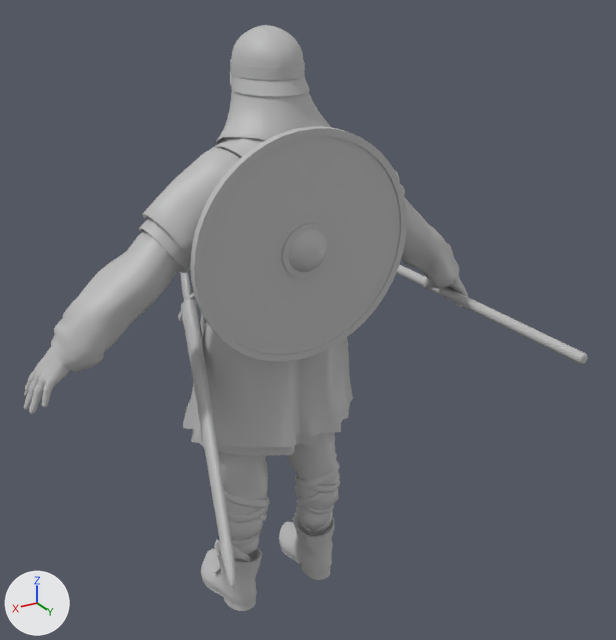
Two versions of the FBX model Assets/Art/Models/SpearMan.fbx, one commit apart.
One viewpoint serves both versions: a camera (50 mm lens) standing at (1.232, 2.228, 2.186) and looking at (-0.286, -0.303, 0.92). Arrows for +X, +Y and +Z are at lower left; the lights stay in place. Where no turn or scale is listed for an object, it has been applied to the vertices.

The older version as bpy lines, for what is in view:
```python
me_mesh = bpy.data.meshes.new('Mesh')
me_mesh.from_pydata(...)  # 315 vertices, 626 faces; spans x -0.109..0.113, y -0.321..0.371, z -0.325..0.287
me_mesh.materials.append(mat_weapons1)  # grey #bcbcbc
me_mesh_002 = bpy.data.meshes.new('Mesh.002')
me_mesh_002.from_pydata(...)  # 417 vertices, 828 faces; spans x -0.02..0.02, y -0.68..1.64, z -0.04..0.04
me_mesh_002.materials.append(mat_weapons1)  # grey #bcbcbc
me_mesh_007 = bpy.data.meshes.new('Mesh.007')
me_mesh_007.from_pydata(...)  # 823 vertices, 1634 faces; spans x -0.36..0.36, y -0.058..0.037, z -0.36..0.361
me_mesh_007.materials.append(mat_weapons1)  # grey #bcbcbc
ob_shield = bpy.data.objects.new('Shield', me_mesh_007)
ob_shield.location = (0.005, 0.175, 1.383)
ob_spear = bpy.data.objects.new('Spear', me_mesh_002)
ob_spear.location = (-0.711, -1.0, 1.04)
ob_sword = bpy.data.objects.new('Sword', me_mesh)
ob_sword.location = (0.323, 0.11, 0.875)
# also in view: 'Clothes' at (0.01, -0.082, 0.999); 'Human' at (0.012, -0.051, 1.462)
```
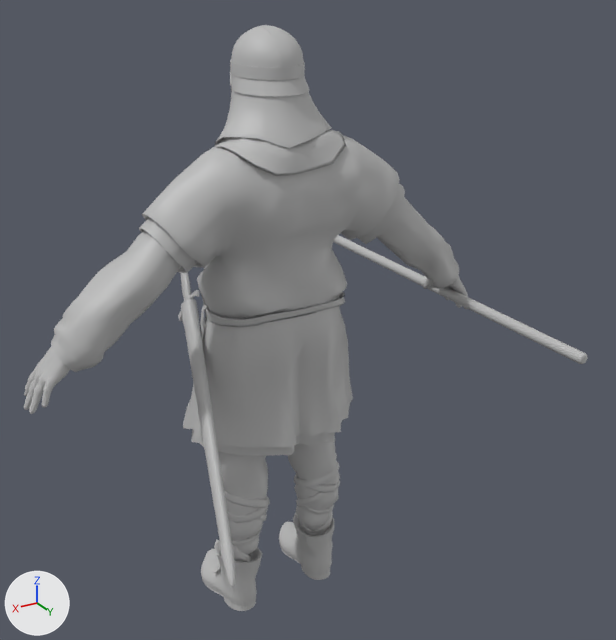
What differs and where, as boxes (x1, y1, x2, y2) in the pictures (616 x 640 px):
'Shield', deleted: before (190, 126, 407, 362)

The change, as a list of edits to the scene's bpy script:
```text
Remove ob_shield:
    ob_shield = bpy.data.objects.new('Shield', me_mesh_007)
    ob_shield.location = (0.005, 0.175, 1.383)
```
